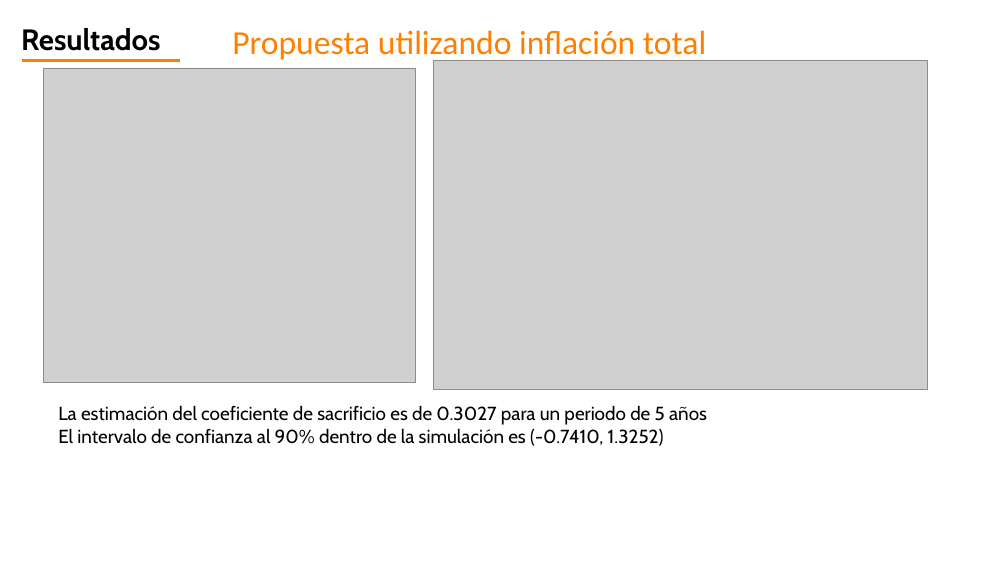
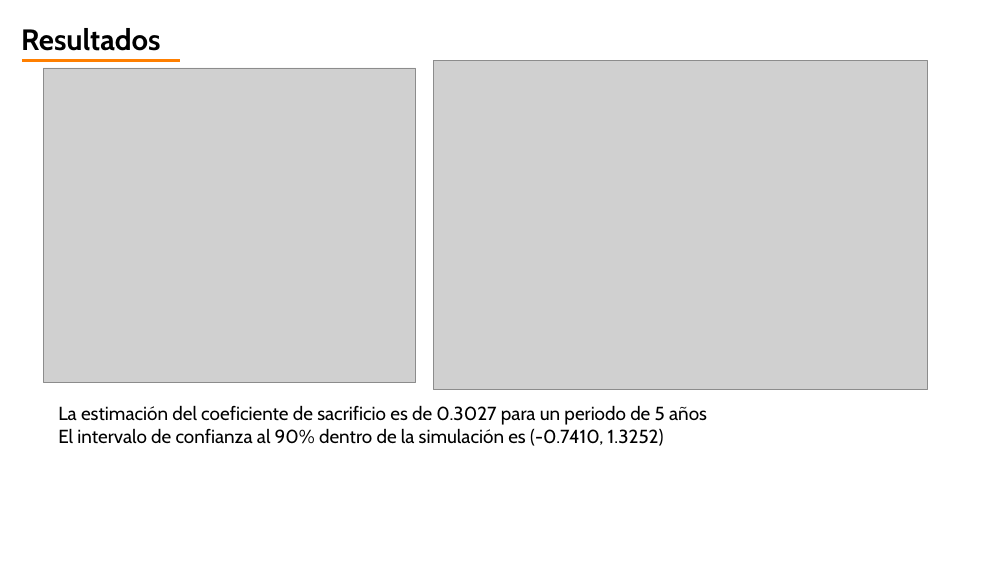
Before and after one commit to jorgeorenos/VAR_estimation, a slide deck: slide 4 of doc/Coeficiente de sacrificio.pptx. Drawn at 1008x567 pixels with LibreOffice and Linux fonts; fonts in the diff are those of the drawing; grey boxes stand for pictures; background and template pictures are left out. Boxes give left, top, right and bottom in pixels: in the first picture for what was removed or moved away, otherwise in the second. Text is boxed around its words. In the diff, an @@ line names an element or a change of style, - is before the commit and + after.

```diff
--- a/doc/Coeficiente de sacrificio.pptx
+++ b/doc/Coeficiente de sacrificio.pptx
@@ text removed at [232, 30, 706, 63] @@
-Propuesta utilizando inflación total
```
Also in this commit, not shown: 3 slides added, 2 slides removed, 8 other files.
